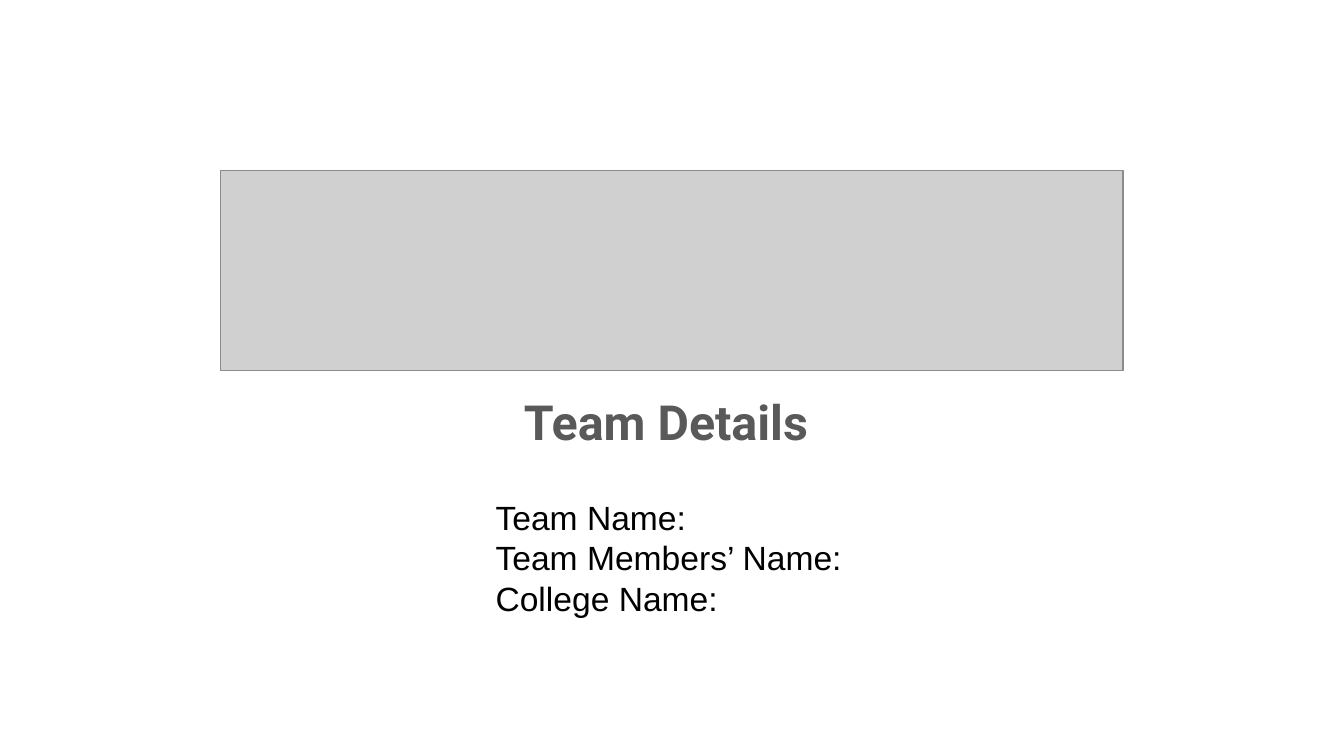
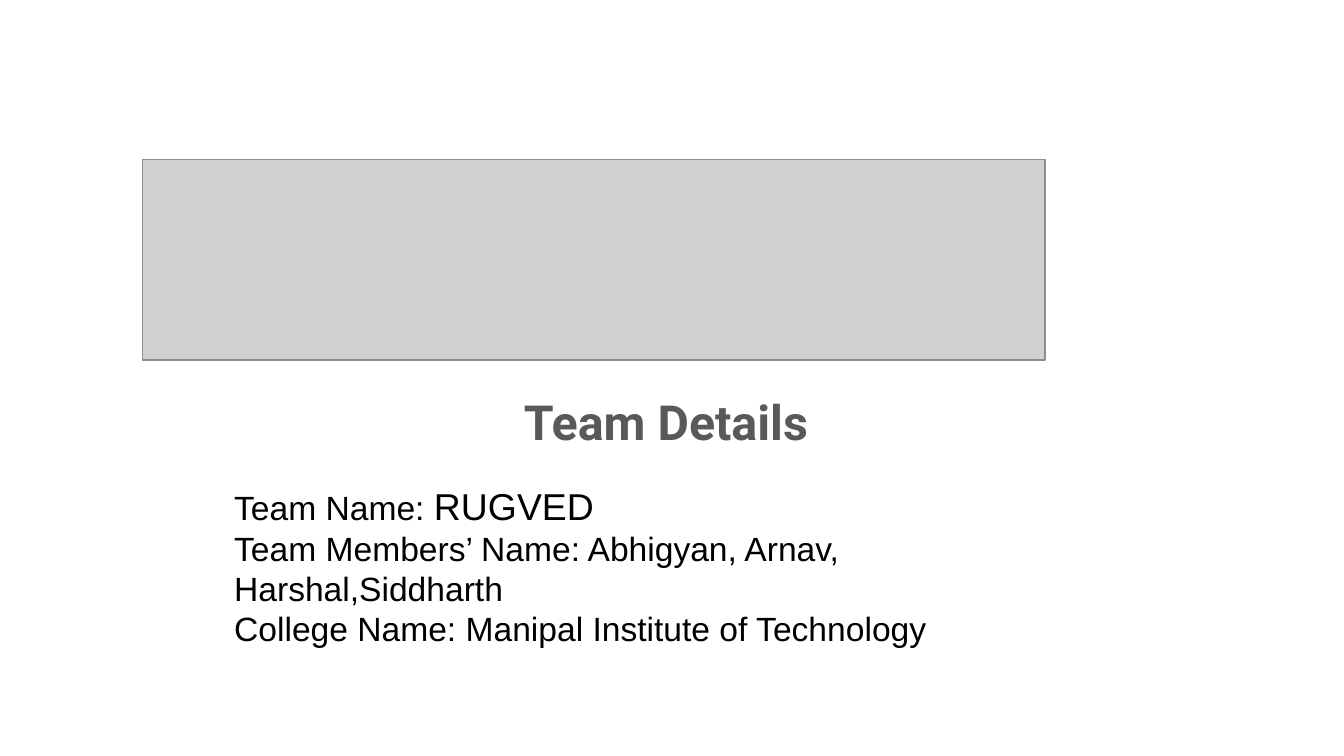
Before and after one commit to harshalplus1/hackmol4.0, a slide deck: slide 1 of HackMoL PPT Format.pptx. Drawn at 1344x756 pixels with LibreOffice and Linux fonts; fonts in the diff are those of the drawing; grey boxes stand for pictures; background and template pictures are left out. Boxes give left, top, right and bottom in pixels: in the first picture for what was removed or moved away, otherwise in the second. Text is boxed around its words. In the diff, an @@ line names an element or a change of style, - is before the commit and + after.

```diff
--- a/HackMoL PPT Format.pptx
+++ b/HackMoL PPT Format.pptx
@@ picture: place and size @@
-picture at [220,171,1124,371]
+picture at [142,160,1046,360]
@@ text at [234,494,926,647]: text changed @@
-Team Name:
-Team Members’ Name:
-College Name:
+Team Name: RUGVED
+Team Members’ Name: Abhigyan, Arnav, Harshal,Siddharth
+College Name: Manipal Institute of Technology
```
Also in this commit, not shown: 4 other slides changed, 5 slides added, 2 slides removed.
